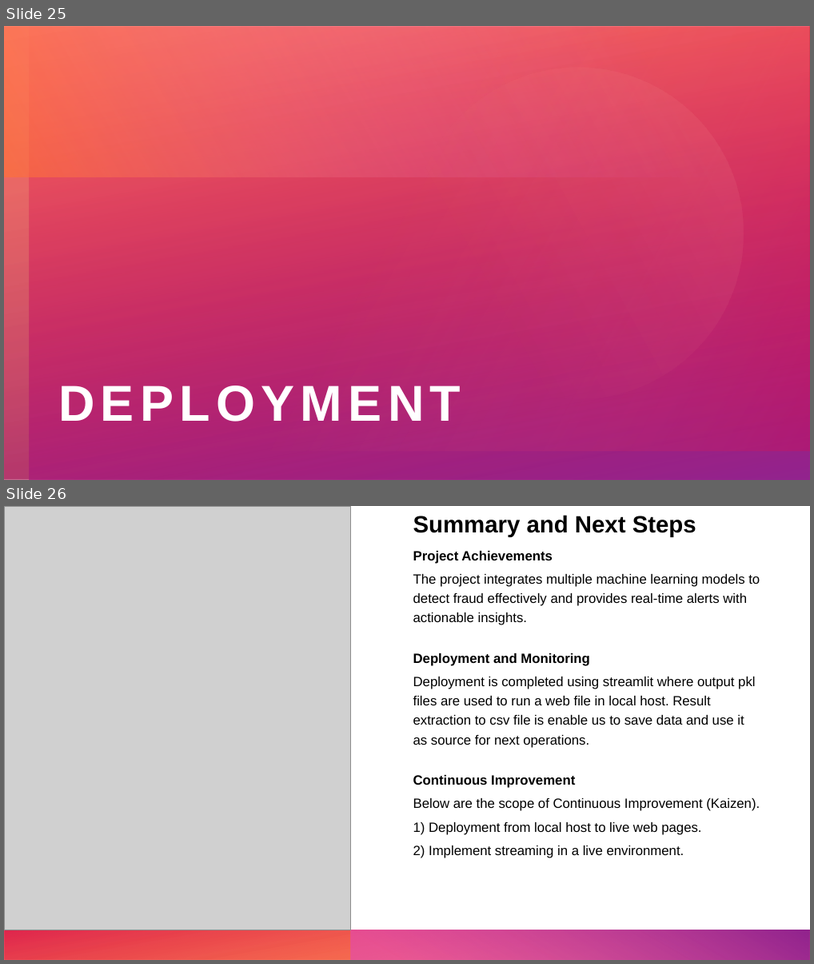
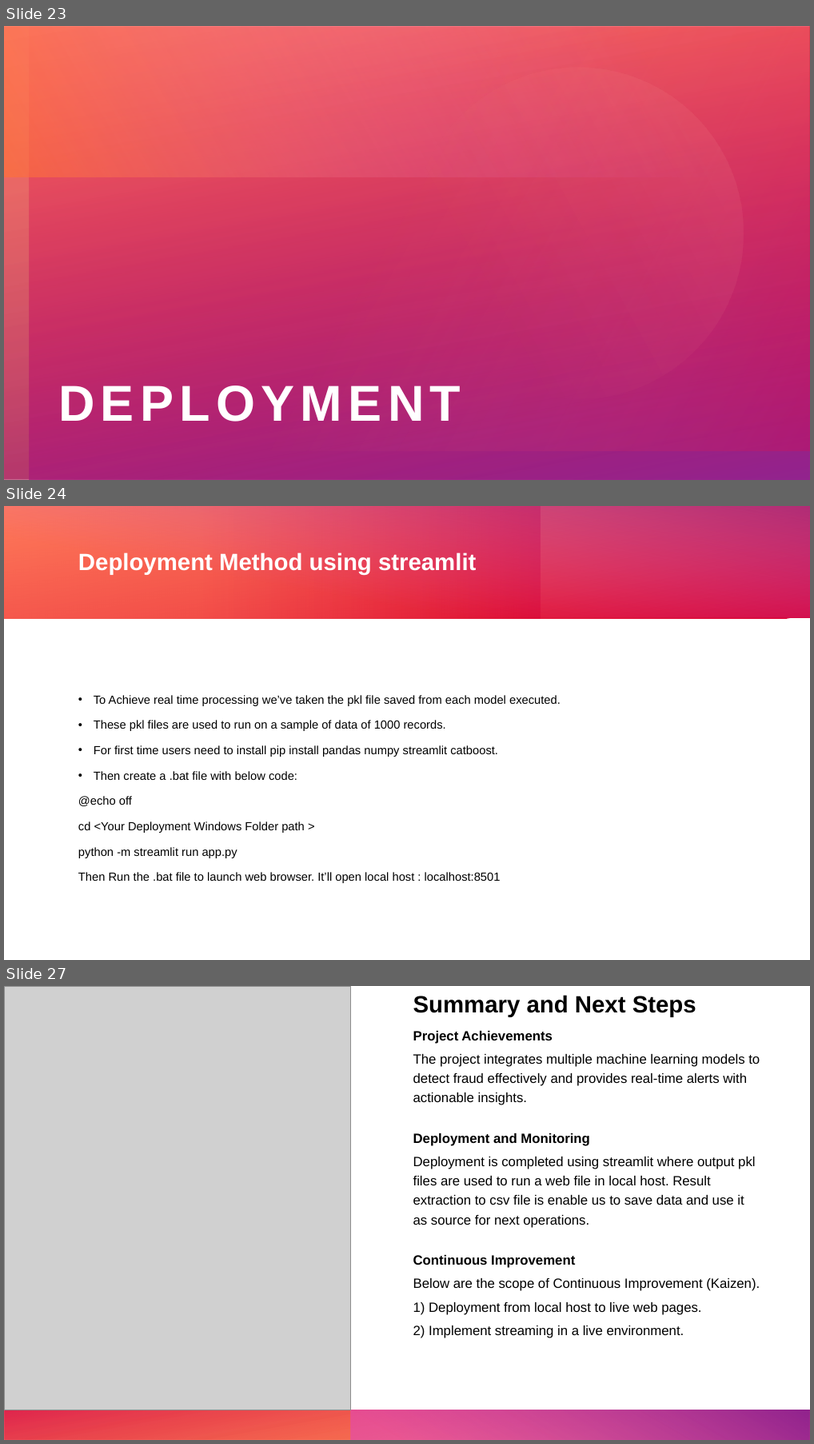
Before and after one commit to shyam-mr-sundar/Laptop_to_Cloud_git, a slide deck: Capstone_Fraud_Detection/updated_Capstone_Fraud_Detection.pptx. Shown one above the other, each under a label of ours: slides 25 and 26 before the commit, slides 23, 24 and 27 after it; the slides between them are not shown. The pictures are 814x964 and 814x1444 pixels, drawn with LibreOffice and Linux fonts; fonts in the diff are those of the drawing; grey boxes stand for pictures. Boxes give left, top, right and bottom in pixels: in the first picture for what was removed or moved away, otherwise in the second. Text is boxed around its words. In the diff, an @@ line names an element or a change of style, - is before the commit and + after.

```diff
--- a/Capstone_Fraud_Detection/updated_Capstone_Fraud_Detection.pptx
+++ b/Capstone_Fraud_Detection/updated_Capstone_Fraud_Detection.pptx
@@ slide 24 added at bbox=[4, 506, 810, 960], background #FFFFFF @@
@@ rectangle added at bbox=[4, 506, 810, 619], fill gradient #DA002F to #FF8463 @@
@@ rectangle added at bbox=[4, 506, 541, 618], fill gradient #FF6C4F to #DA002F @@
@@ rectangle added at bbox=[5, 506, 810, 617], fill gradient #D861D4 to #93258E @@
@@ title added at bbox=[78, 552, 476, 575], 28 pt, text #FFFFFF, bold @@
+Deployment Method using streamlit
@@ text added at bbox=[78, 695, 561, 883], 14 pt, text #000000 @@
+• To Achieve real time processing we’ve taken the pkl file saved from each model executed.
+• These pkl files are used to run on a sample of data of 1000 records.
+• For first time users need to install pip install pandas numpy streamlit catboost.
+• Then create a .bat file with below code:
+@echo off
+cd <Your Deployment Windows Folder path >
+python -m streamlit run app.py
+Then Run the .bat file to launch web browser. It’ll open local host : localhost:8501
@@ what was slide 25 is now slide 23 @@
@@ what was slide 26 is now slide 27 @@
```
Also in this commit, not shown: 4 slides changed, 3 other files.
